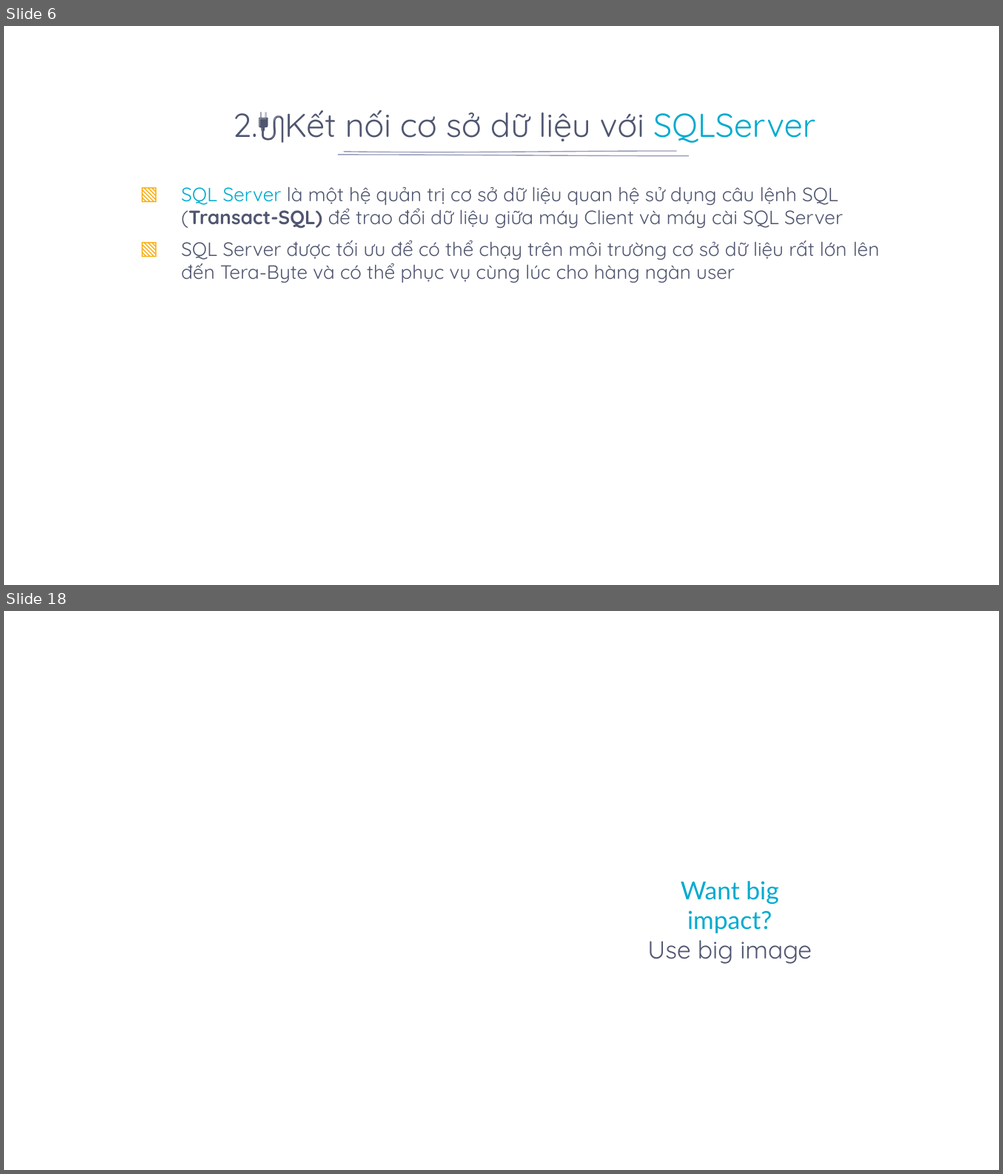
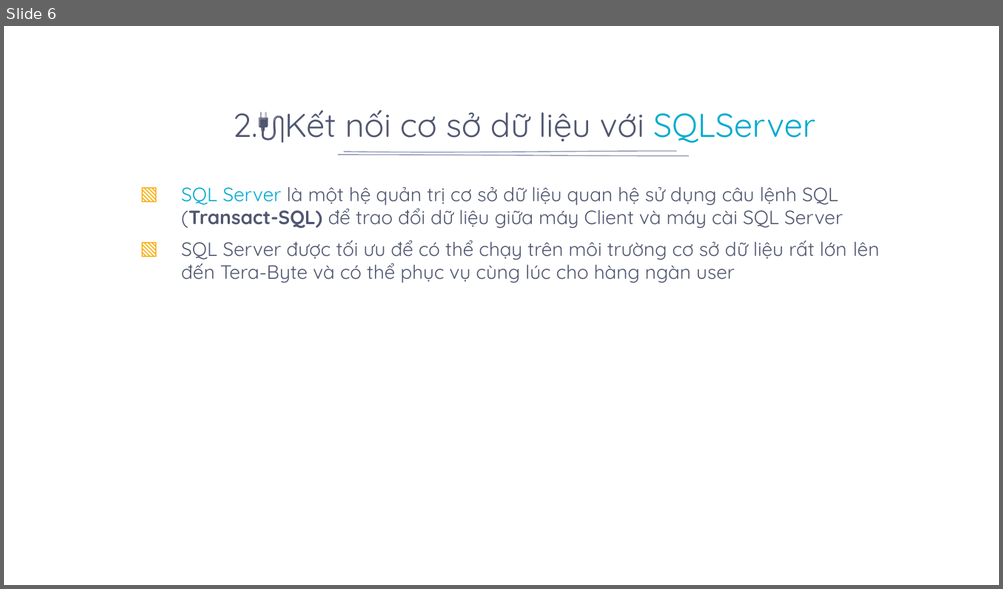
Before and after one commit to hoangtuyenblogger/Lap-trinh-web-Asp.net, a slide deck: Kết nối cơ sở dữ liệu/Kết nối CSDL.pptx. Shown one above the other, each under a label of ours: slides 6 and 18 before the commit, slide 6 after it; the slides between them are not shown. The pictures are 1003x1174 and 1003x589 pixels, drawn with LibreOffice and Linux fonts; fonts in the diff are those of the drawing; background and template pictures are left out. Boxes give left, top, right and bottom in pixels: in the first picture for what was removed or moved away, otherwise in the second. Text is boxed around its words. In the diff, an @@ line names an element or a change of style, - is before the commit and + after.

```diff
--- a/Kết nối cơ sở dữ liệu/Kết nối CSDL.pptx
+++ b/Kết nối cơ sở dữ liệu/Kết nối CSDL.pptx
@@ slide 18 removed at (x1=4, y1=611, x2=999, y2=1170), background picture (left out) @@
@@ speech bubble removed at (x1=609, y1=800, x2=848, y2=1041) @@
-Want big impact?
-Use big image
```
Also in this commit, not shown: 5 slides changed, 5 slides added, 28 other slides removed.
